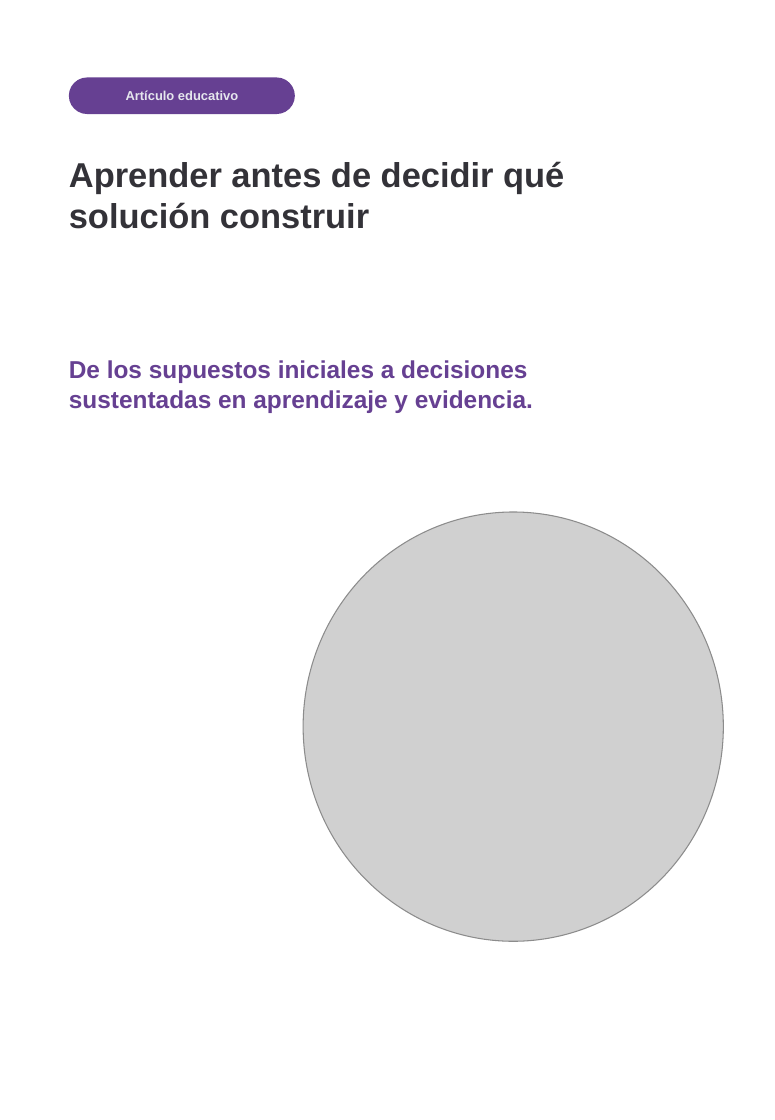
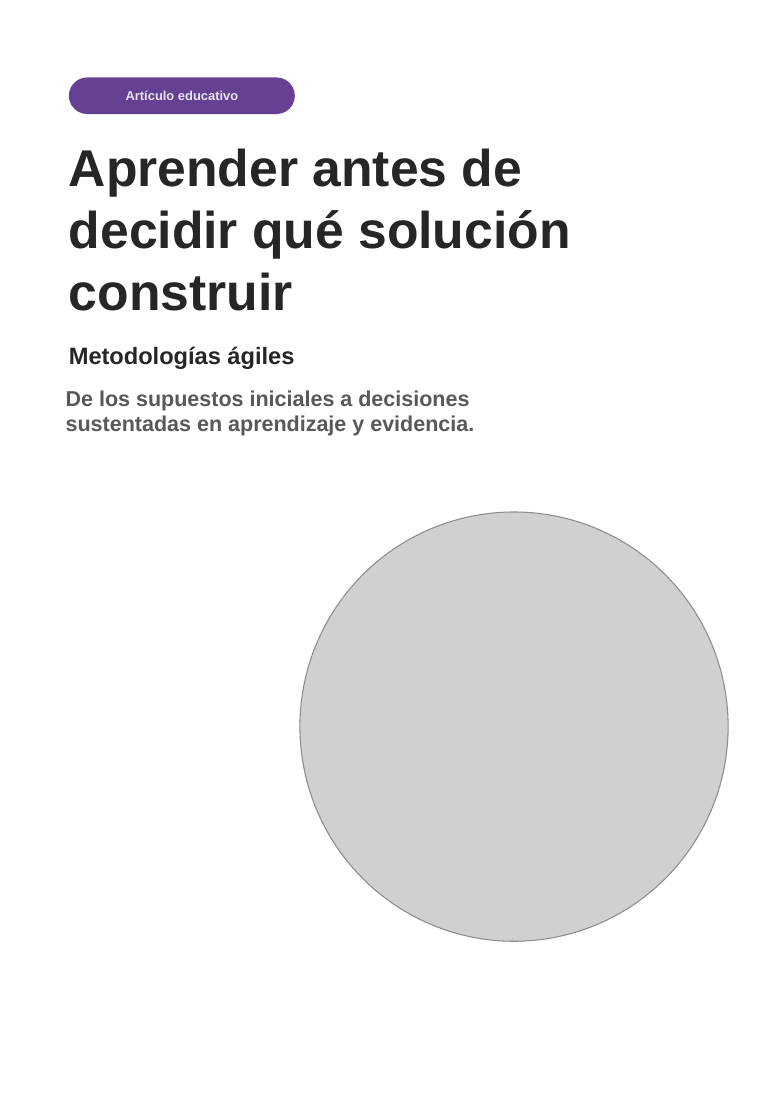
Before and after one commit to candyxlab/workclass, a slide deck: slide 1 of entregas/curso4_modulo2/C4_M2_02_Articulo_Aprender_antes_de_decidir_con_creditos.pptx. Drawn at 775x1120 pixels with LibreOffice and Linux fonts; fonts in the diff are those of the drawing; grey boxes stand for pictures; background and template pictures are left out. Boxes give left, top, right and bottom in pixels: in the first picture for what was removed or moved away, otherwise in the second. Text is boxed around its words. In the diff, an @@ line names an element or a change of style, - is before the commit and + after.

```diff
--- a/entregas/curso4_modulo2/C4_M2_02_Articulo_Aprender_antes_de_decidir_con_creditos.pptx
+++ b/entregas/curso4_modulo2/C4_M2_02_Articulo_Aprender_antes_de_decidir_con_creditos.pptx
@@ text "Aprender antes de decidir qué ...": place and size @@
-text "Aprender antes de decidir qué ..." at bbox=[69, 161, 564, 229]
+text "Aprender antes de decidir qué ..." at bbox=[69, 148, 570, 311]
@@ text "Aprender antes de decidir qué ..." at bbox=[69, 148, 570, 311]: size 24 to 36 pt, text colour #333238 to #262626 @@
@@ text added at bbox=[69, 346, 294, 369], 16.5 pt, text #262626, bold @@
+Metodologías ágiles
@@ text "De los supuestos iniciales a ...": place and size @@
-text "De los supuestos iniciales a ..." at bbox=[69, 360, 533, 413]
+text "De los supuestos iniciales a ..." at bbox=[66, 390, 474, 436]
@@ text "De los supuestos iniciales a ..." at bbox=[66, 390, 474, 436]: size 17 to 15 pt, text colour #664092 to #595959 @@
@@ picture: place and size @@
-picture at bbox=[303, 512, 723, 940]
+picture at bbox=[300, 512, 727, 940]
```
Also in this commit, not shown: 12 other slides changed, 2 slides added, 1 other file.
